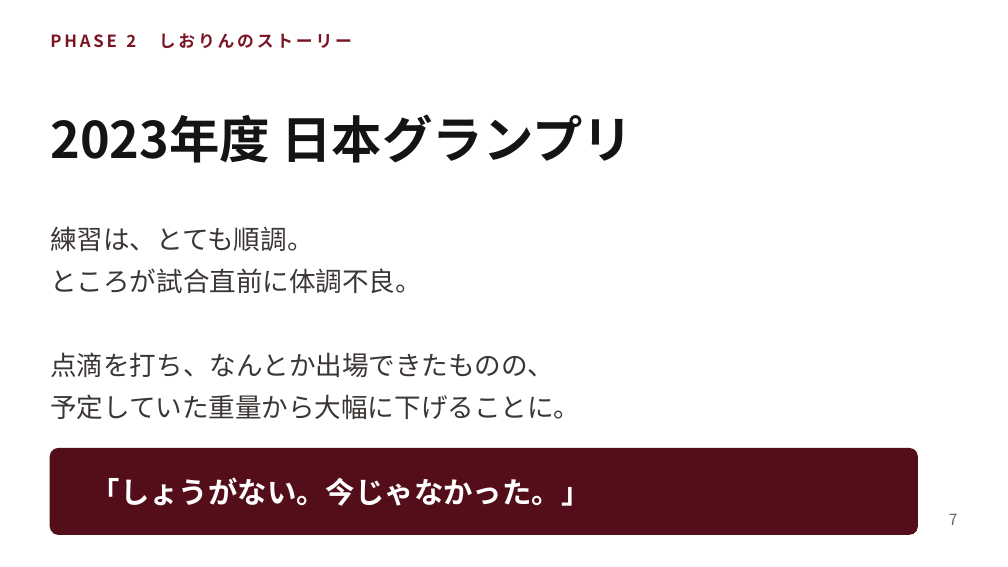
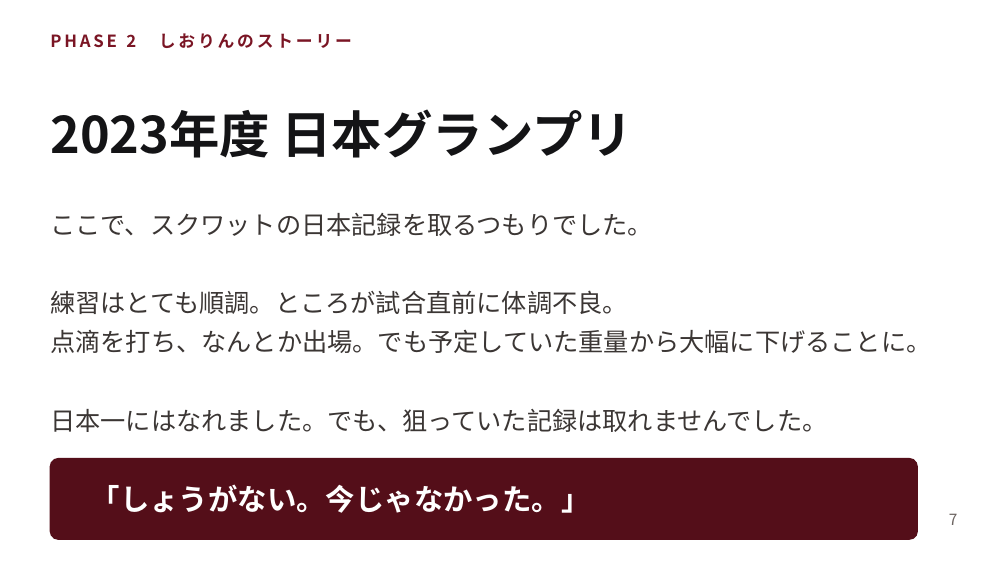
Before and after one commit to shiori0823/shiorin-trainer, a slide deck: slide 7 of deck/consultation-deck.pptx. Drawn at 1008x567 pixels with LibreOffice and Linux fonts; fonts in the diff are those of the drawing. Boxes give left, top, right and bottom in pixels: in the first picture for what was removed or moved away, otherwise in the second. Text is boxed around its words. In the diff, an @@ line names an element or a change of style, - is before the commit and + after.

```diff
--- a/deck/consultation-deck.pptx
+++ b/deck/consultation-deck.pptx
@@ text "2023年度 日本グランプリ": place and size @@
-text "2023年度 日本グランプリ" at box(50, 114, 633, 163)
+text "2023年度 日本グランプリ" at box(50, 109, 633, 158)
@@ text at box(50, 213, 931, 432): text changed; size 19 to 18 pt @@
-練習は、とても順調。
-ところが試合直前に体調不良。
-点滴を打ち、なんとか出場できたものの、
-予定していた重量から大幅に下げることに。
+ここで、スクワットの日本記録を取るつもりでした。
+練習はとても順調。ところが試合直前に体調不良。
+点滴を打ち、なんとか出場。でも予定していた重量から大幅に下げることに。
+日本一にはなれました。でも、狙っていた記録は取れませんでした。
@@ rounded rectangle: place and size @@
-rounded rectangle at box(50, 449, 917, 534)
+rounded rectangle at box(50, 459, 917, 539)
@@ rounded rectangle at box(50, 459, 917, 539): proportions changed @@
@@ text "「しょうがない。今じゃなかった。」": place and size @@
-text "「しょうがない。今じゃなかった。」" at box(91, 477, 591, 506)
+text "「しょうがない。今じゃなかった。」" at box(91, 484, 591, 513)
```
Also in this commit, not shown: 2 other slides changed, 5 other files.
